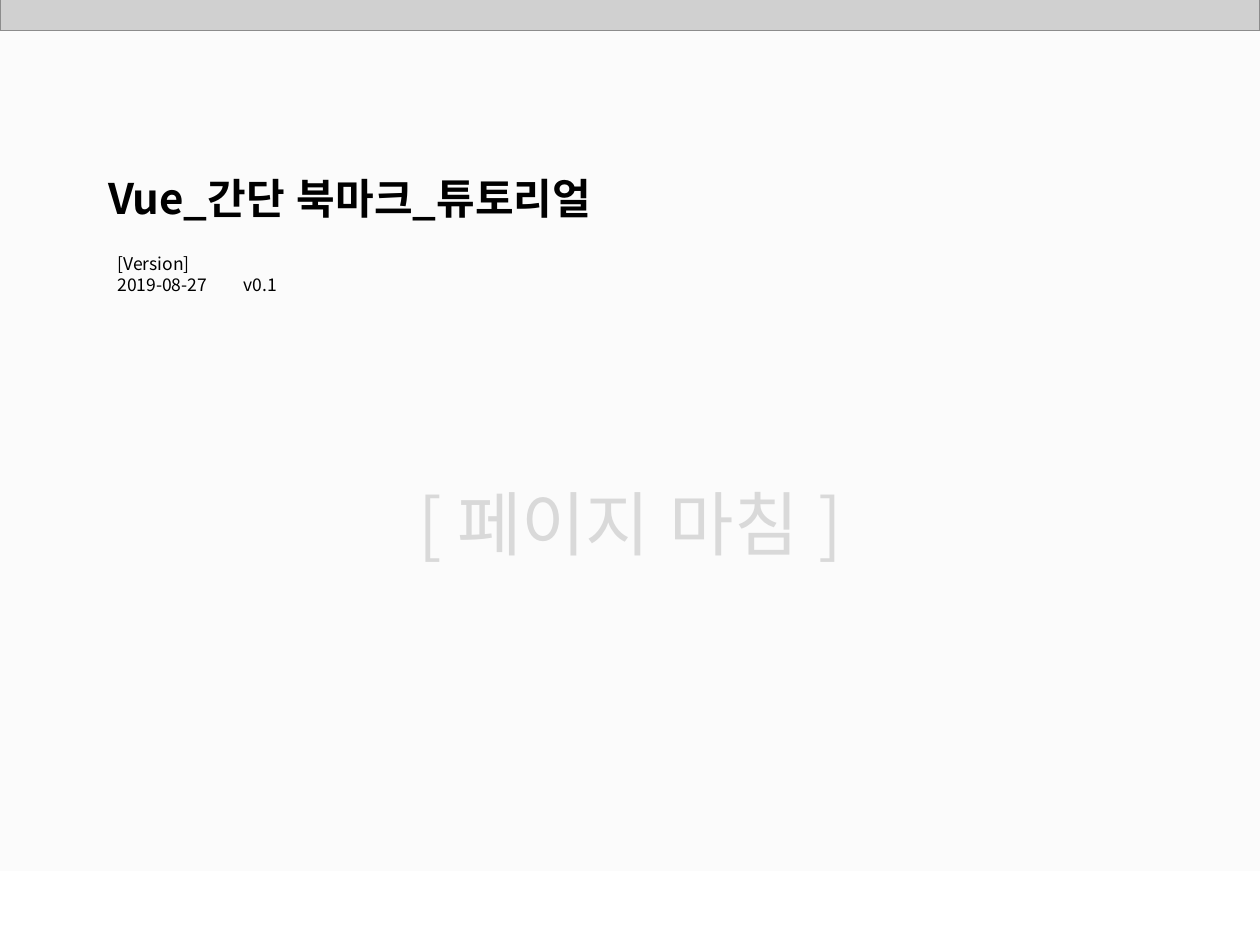
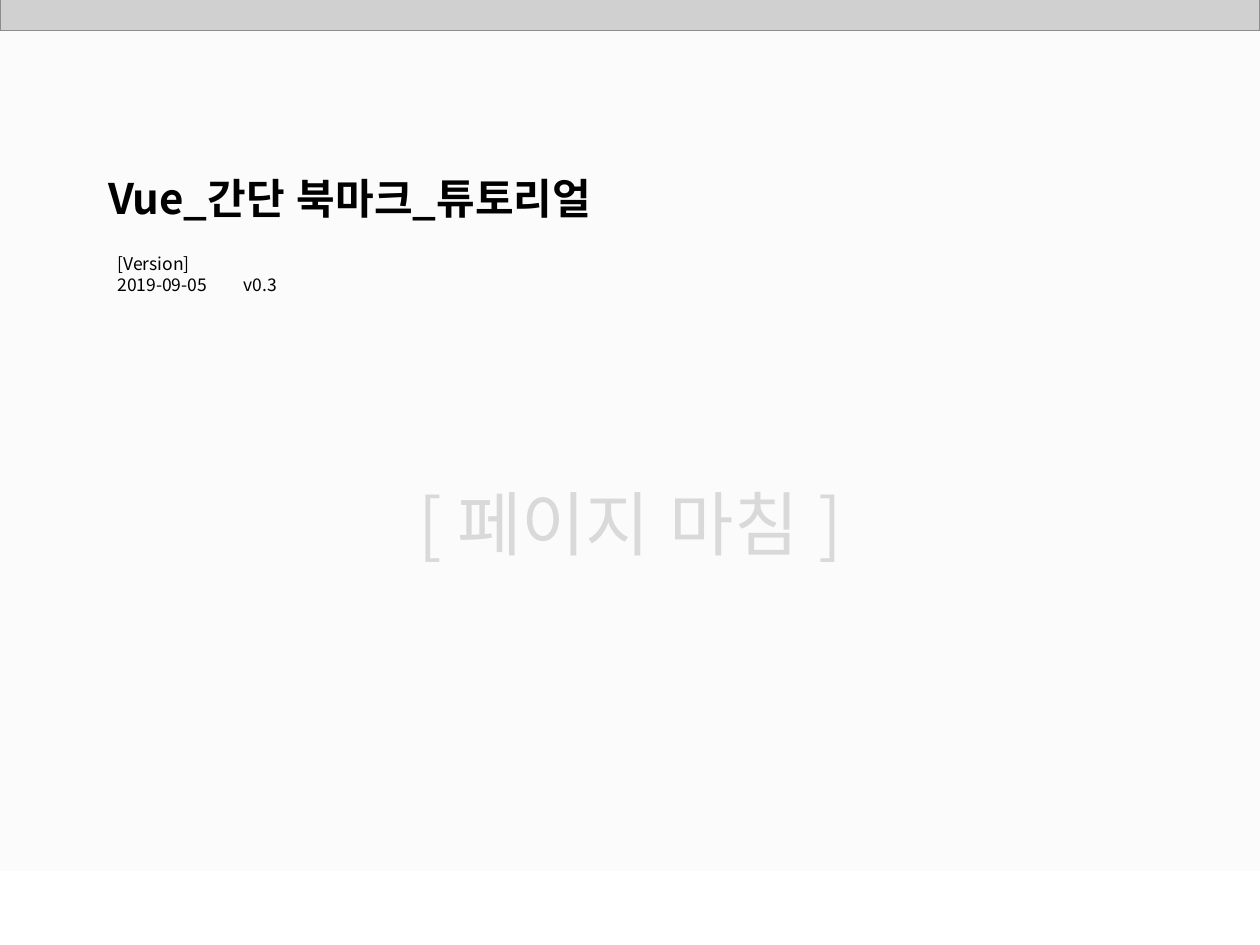
Before and after one commit to ddowon/vueStudy, a slide deck: slide 46 of 01.참고자료/190827_간단 북마크 만들기.pptx (slide 27 before the commit). Drawn at 1260x945 pixels with LibreOffice and Linux fonts; fonts in the diff are those of the drawing; grey boxes stand for pictures; background and template pictures are left out. Boxes give left, top, right and bottom in pixels: in the first picture for what was removed or moved away, otherwise in the second. Text is boxed around its words. In the diff, an @@ line names an element or a change of style, - is before the commit and + after.

```diff
--- a/01.참고자료/190827_간단 북마크 만들기.pptx
+++ b/01.참고자료/190827_간단 북마크 만들기.pptx
@@ text at (118, 278, 277, 292): text changed @@
-2019-08-27 v0.1
+2019-09-05 v0.3
```
Also in this commit, not shown: 1 other slide changed, 19 slides added.
